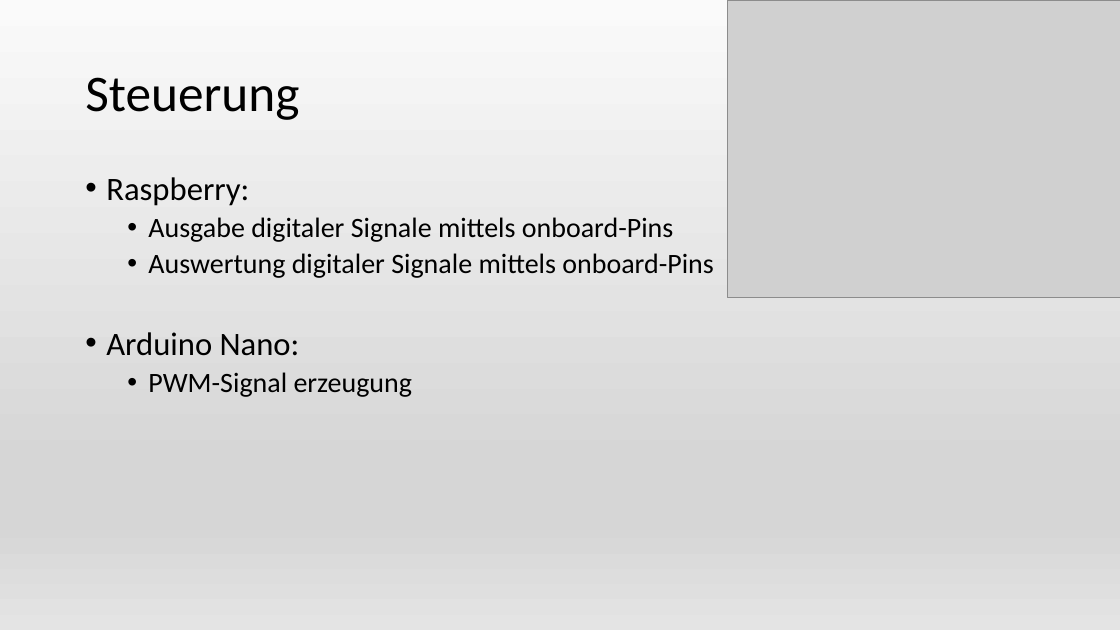
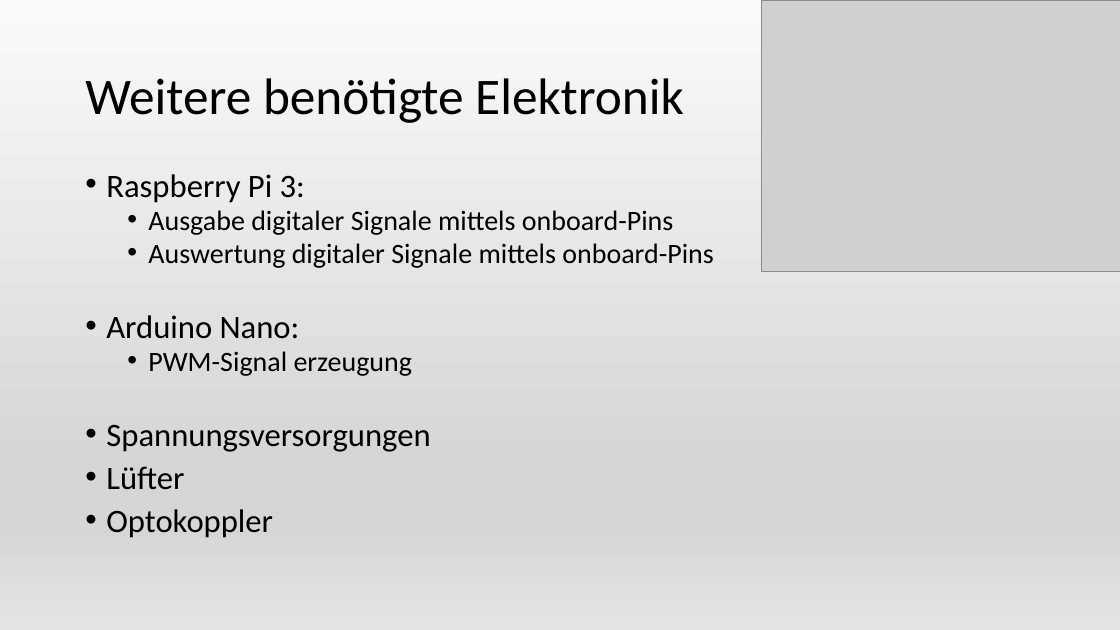
Before and after one commit to Katzenfuetterungsanlage/fuettr_prototype, a slide deck: slide 8 of Diplomarbeit/Powerpoint/Wolf.pptx. Drawn at 1120x630 pixels with LibreOffice and Linux fonts; fonts in the diff are those of the drawing; grey boxes stand for pictures. Boxes give left, top, right and bottom in pixels: in the first picture for what was removed or moved away, otherwise in the second. Text is boxed around its words. In the diff, an @@ line names an element or a change of style, - is before the commit and + after.

```diff
--- a/Diplomarbeit/Powerpoint/Wolf.pptx
+++ b/Diplomarbeit/Powerpoint/Wolf.pptx
@@ picture resized from (x1=728, y1=0, x2=1120, y2=297) to (x1=762, y1=0, x2=1120, y2=271) @@
@@ title at (x1=85, y1=78, x2=684, y2=123): text changed @@
-Steuerung
+  Weitere benötigte Elektronik
@@ text at (x1=106, y1=174, x2=305, y2=203): text changed @@
-• Raspberry:
+• Raspberry Pi 3:
@@ text at (x1=106, y1=210, x2=714, y2=376): line spacing 0.9 to 0.8 @@
@@ text at (x1=106, y1=425, x2=430, y2=538): paragraphs added @@
+• Spannungsversorgungen
+• Lüfter
+• Optokoppler
```
Also in this commit, not shown: 1 other slide changed, 2 other files.
